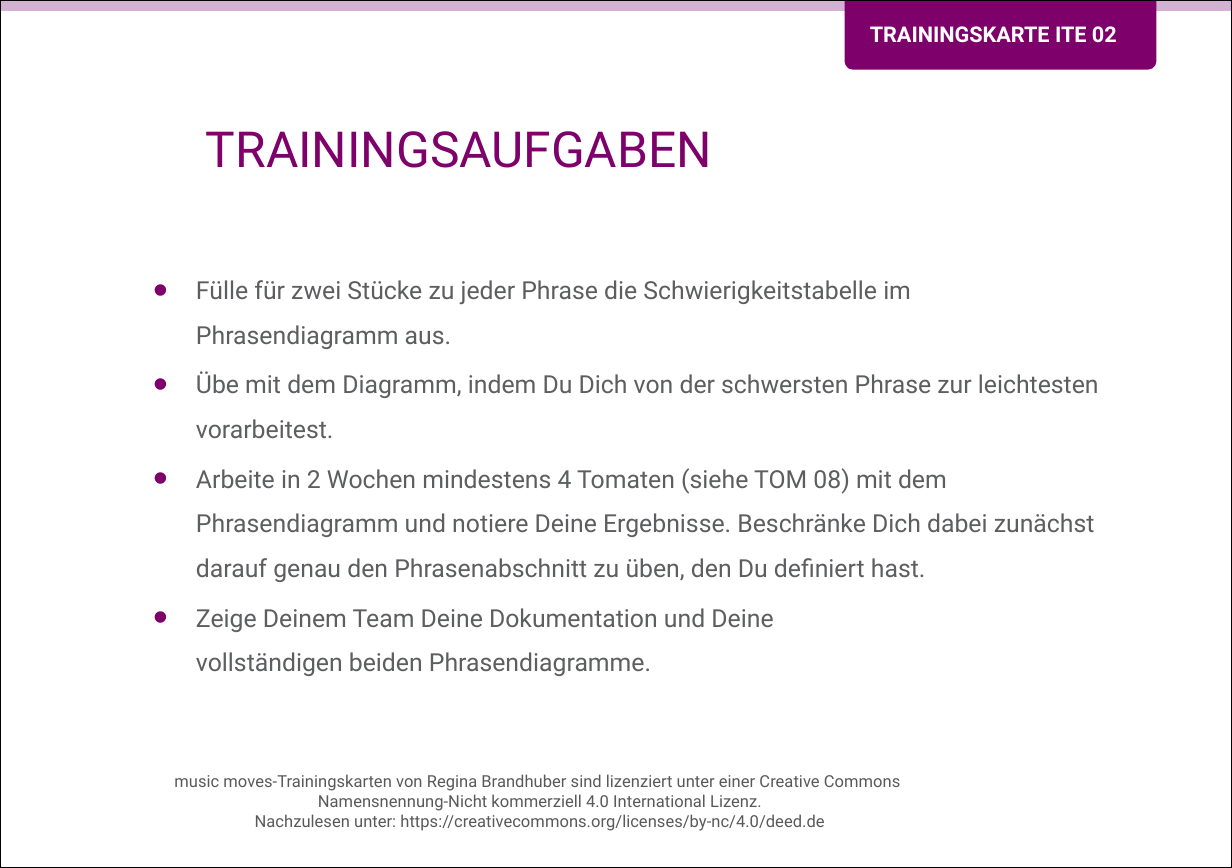
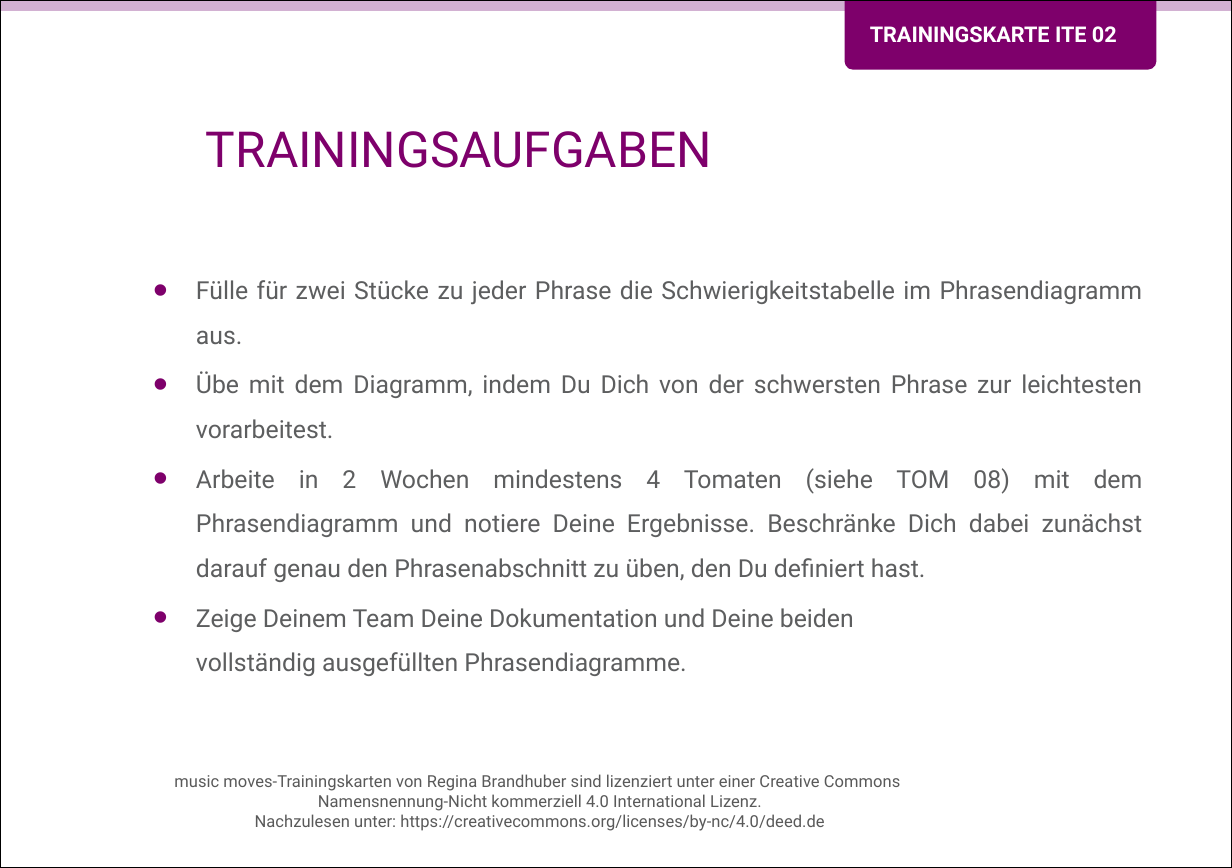
Before and after one commit to Teamtool/training-materials, a slide deck: slide 2 of training-cards/music moves/Iterative (ITE)/ger_ITE_02_Nur_ueben_was_du_nicht_kann_MM_A.pptx. Drawn at 1232x868 pixels with LibreOffice and Linux fonts; fonts in the diff are those of the drawing; background and template pictures are left out. Boxes give left, top, right and bottom in pixels: in the first picture for what was removed or moved away, otherwise in the second. Text is boxed around its words. In the diff, an @@ line names an element or a change of style, - is before the commit and + after.

```diff
--- a/training-cards/music moves/Iterative (ITE)/ger_ITE_02_Nur_ueben_was_du_nicht_kann_MM_A.pptx
+++ b/training-cards/music moves/Iterative (ITE)/ger_ITE_02_Nur_ueben_was_du_nicht_kann_MM_A.pptx
@@ text at <box>196,280,1143,582</box>: alignment left to justified @@
@@ text at <box>196,608,854,676</box>: text changed @@
-• Zeige Deinem Team Deine Dokumentation und Deine
-  vollständigen beiden Phrasendiagramme.
+• Zeige Deinem Team Deine Dokumentation und Deine beiden
+  vollständig ausgefüllten Phrasendiagramme.
```
Also in this commit, not shown: 1 other slide changed, 1 other file.
